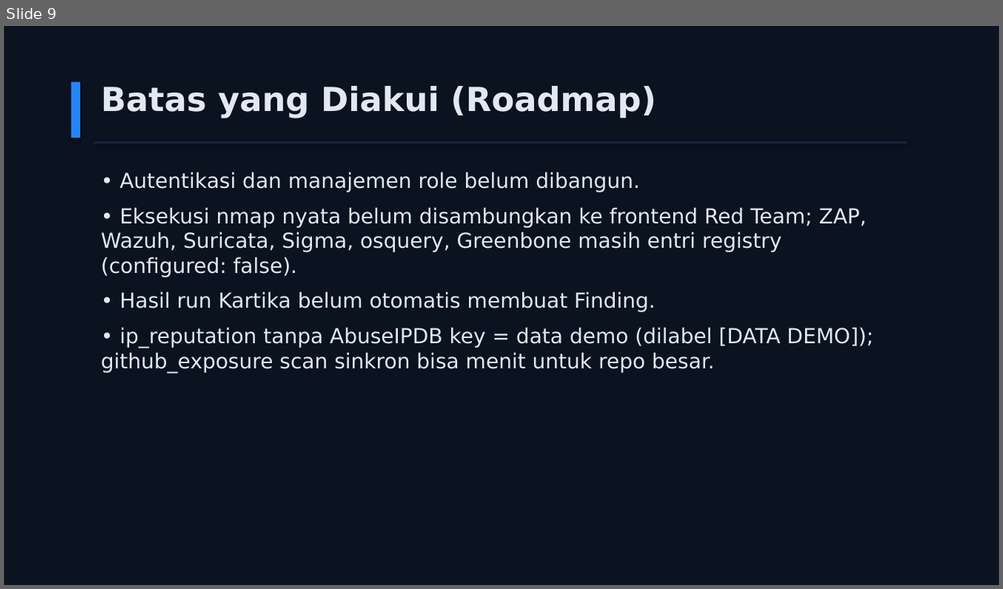
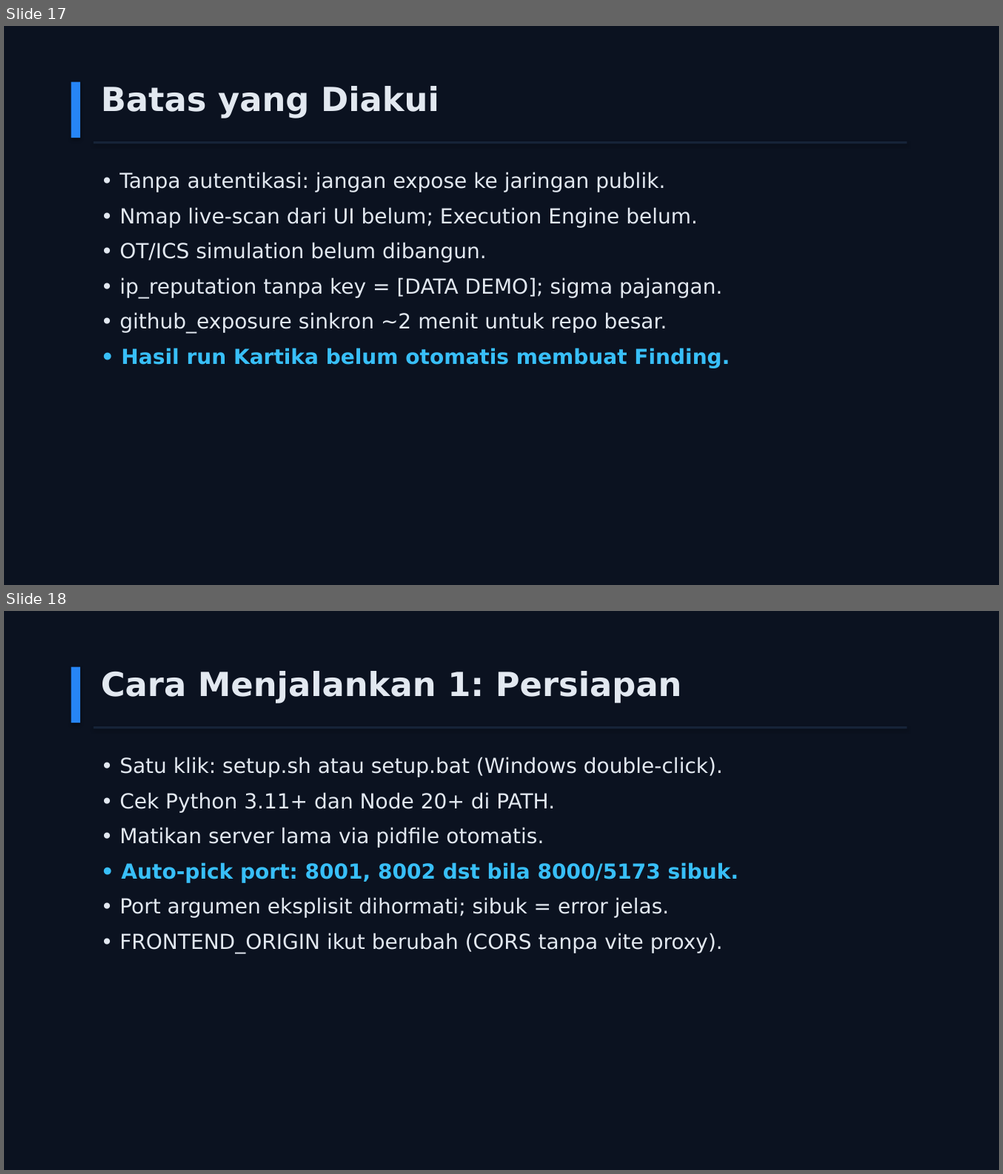
Before and after one commit to jejakmasgondrong/GARDA-CYBER, a slide deck: submission/GARDA-CYBER-slide-penjelasan.pptx. Shown one above the other, each under a label of ours: slide 9 before the commit, slides 17 and 18 after it. The pictures are 1003x589 and 1003x1174 pixels, drawn with LibreOffice and Linux fonts; fonts in the diff are those of the drawing. Boxes give left, top, right and bottom in pixels: in the first picture for what was removed or moved away, otherwise in the second. Text is boxed around its words. In the diff, an @@ line names an element or a change of style, - is before the commit and + after.

Commit message:
docs: slide penjelasan 19 content slide + cover dari fakta terverifikasi (PPTX regenerate, koreksi hitungan test)

```diff
--- a/submission/GARDA-CYBER-slide-penjelasan.pptx
+++ b/submission/GARDA-CYBER-slide-penjelasan.pptx
@@ slide 18 added at <box>4,611,999,1170</box>, background #0B1220 @@
@@ rectangle added at <box>71,667,80,723</box>, fill #2685F6 @@
@@ text added at <box>101,671,682,703</box>, 32 pt, text #E2E8F0, bold @@
+Cara Menjalankan 1: Persiapan
@@ rectangle added at <box>94,726,907,729</box>, fill #162338 @@
@@ text added at <box>119,757,739,954</box>, 20 pt, text #E2E8F0 @@
+• Satu klik: setup.sh atau setup.bat (Windows double-click).
+• Cek Python 3.11+ dan Node 20+ di PATH.
+• Matikan server lama via pidfile otomatis.
+• Auto-pick port: 8001, 8002 dst bila 8000/5173 sibuk.
+• Port argumen eksplisit dihormati; sibuk = error jelas.
+• FRONTEND_ORIGIN ikut berubah (CORS tanpa vite proxy).
@@ what was slide 9 is now slide 17 @@
@@ slide 17 changed as well @@
@@ text at <box>101,86,439,118</box>: text changed @@
-Batas yang Diakui (Roadmap)
+Batas yang Diakui
@@ text at <box>119,172,722,334</box>: text changed @@
-• Autentikasi dan manajemen role belum dibangun.
-• Eksekusi nmap nyata belum disambungkan ke frontend Red Team; ZAP, Wazuh, Suricata, Sigma, osquery, Greenbone masih entri registry (configured: false).
+• Tanpa autentikasi: jangan expose ke jaringan publik.
+• Nmap live-scan dari UI belum; Execution Engine belum.
+• OT/ICS simulation belum dibangun.
+• ip_reputation tanpa key = [DATA DEMO]; sigma pajangan.
+• github_exposure sinkron ~2 menit untuk repo besar.
@@ text at <box>101,327,874,373</box>: paragraph removed @@
-• ip_reputation tanpa AbuseIPDB key = data demo (dilabel [DATA DEMO]); github_exposure scan sinkron bisa menit untuk repo besar.
@@ text at <box>121,348,729,369</box>: text colour #E2E8F0 to #38BFF8, bold on in "• Hasil run Kartika belum otomatis membuat ..." @@
```
Also in this commit, not shown: 9 other slides changed, 9 other slides added, 1 slide removed, 1 other file.
